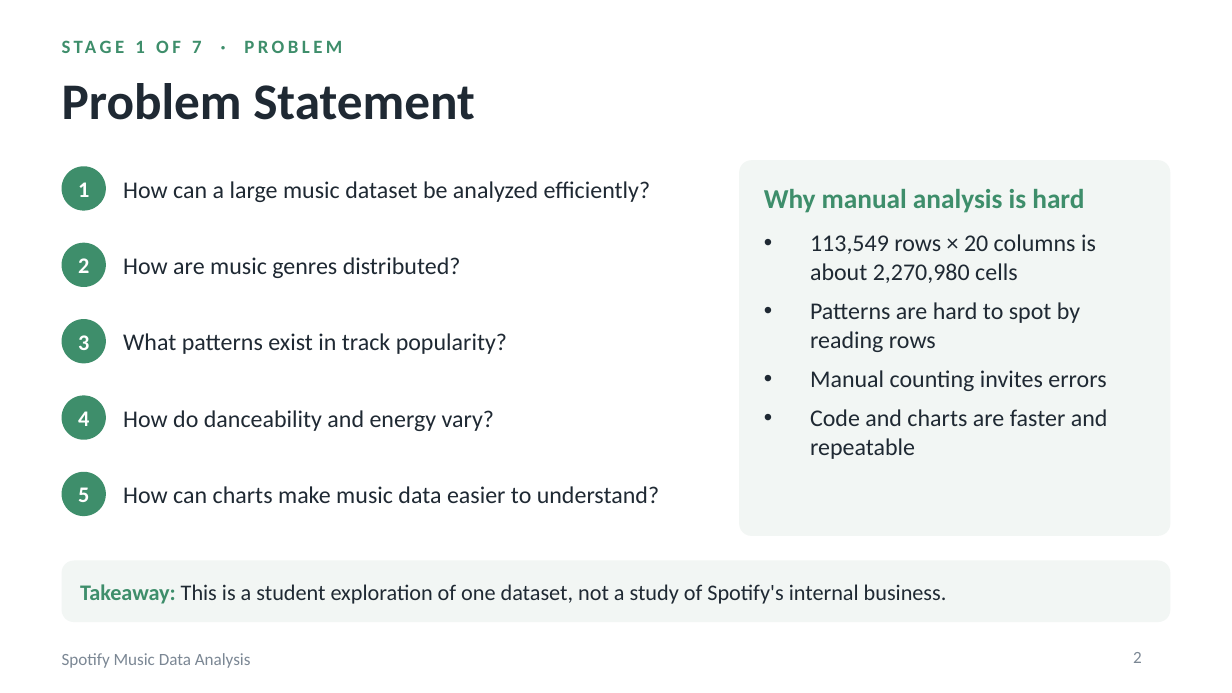
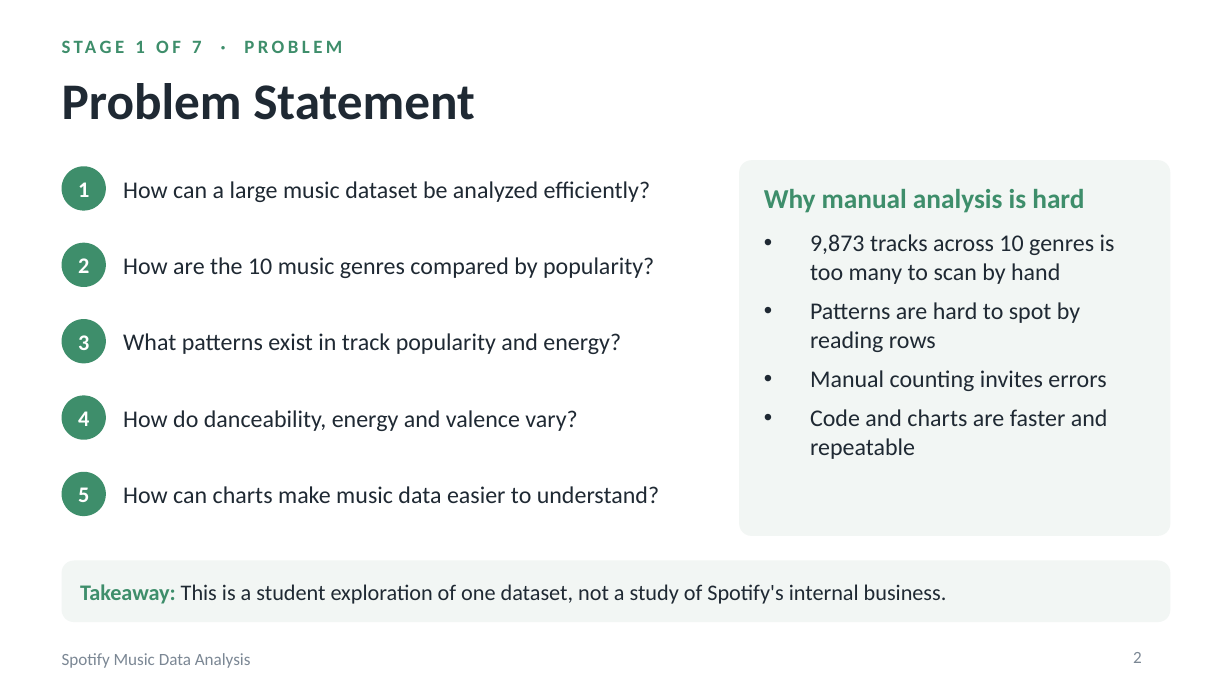
Before and after one commit to chaitrik-pathak/DAV_240840116101, a slide deck: slide 2 of Spotify_Music_Data_Analysis.pptx. Drawn at 1232x693 pixels with LibreOffice and Linux fonts; fonts in the diff are those of the drawing. Boxes give left, top, right and bottom in pixels: in the first picture for what was removed or moved away, otherwise in the second. Text is boxed around its words. In the diff, an @@ line names an element or a change of style, - is before the commit and + after.

```diff
--- a/Spotify_Music_Data_Analysis.pptx
+++ b/Spotify_Music_Data_Analysis.pptx
@@ text at <box>810,234,1115,284</box>: text changed @@
-• 113,549 rows × 20 columns is about 2,270,980 cells
+• 9,873 tracks across 10 genres is too many to scan by hand
@@ text at <box>123,257,654,278</box>: text changed @@
-How are music genres distributed?
+How are the 10 music genres compared by popularity?
@@ text at <box>123,333,621,354</box>: text changed @@
-What patterns exist in track popularity?
+What patterns exist in track popularity and energy?
@@ text at <box>123,410,577,431</box>: text changed @@
-How do danceability and energy vary?
+How do danceability, energy and valence vary?
```
Also in this commit, not shown: 13 other slides changed.
